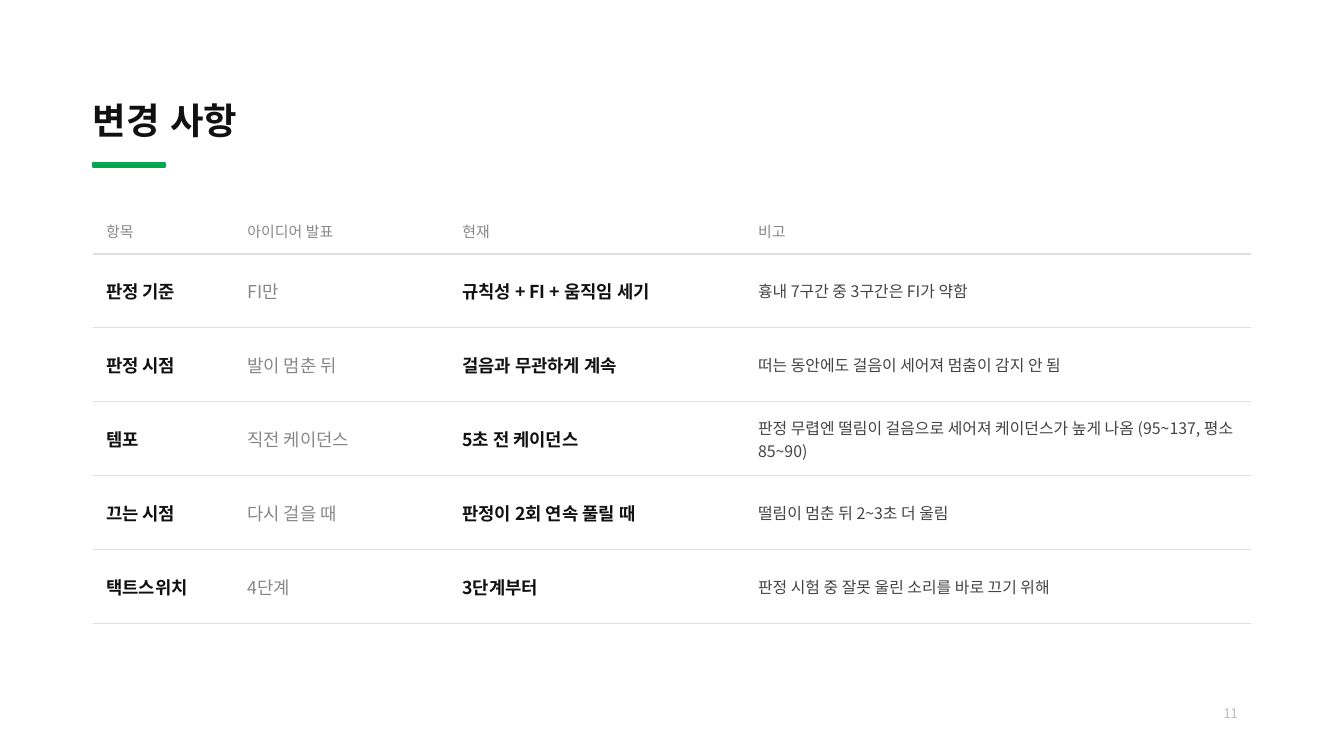
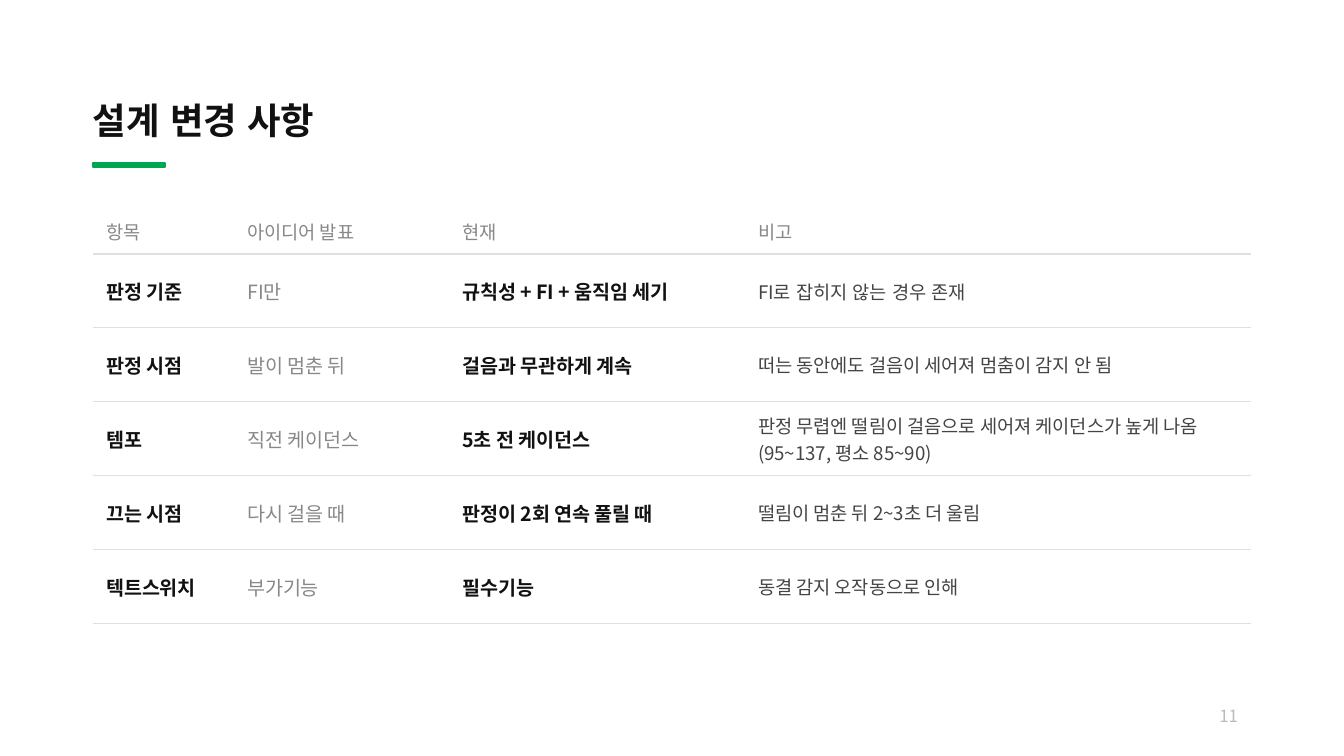
Before and after one commit to bell-ha/fog-cue, a slide deck: slide 11 of 2_중간발표/32203482이종하_개인맞춤형디바이스개발_중간발표.pptx. Drawn at 1344x756 pixels with LibreOffice and Linux fonts; fonts in the diff are those of the drawing. Boxes give left, top, right and bottom in pixels: in the first picture for what was removed or moved away, otherwise in the second. Text is boxed around its words. In the diff, an @@ line names an element or a change of style, - is before the commit and + after.

```diff
--- a/2_중간발표/32203482이종하_개인맞춤형디바이스개발_중간발표.pptx
+++ b/2_중간발표/32203482이종하_개인맞춤형디바이스개발_중간발표.pptx
@@ title at (x1=93, y1=103, x2=314, y2=138): text changed @@
-변경 사항
+설계 변경 사항
@@ table at (x1=93, y1=208, x2=1251, y2=624) @@
-row 2, column 4: 흉내 7구간 중 3구간은 FI가 약함
+row 2, column 4: FI로 잡히지 않는 경우 존재
-row 6: 택트스위치 | 4단계 | 3단계부터 | 판정 시험 중 잘못 울린 소리를 바로 끄기 위해
+row 6: 텍트스위치 | 부가기능 | 필수기능 | 동결 감지 오작동으로 인해
@@ size 8 to 10 pt in "항목", "아이디어 발표", "현재", "비고" @@
@@ size 9.5 to 10.5 pt in "판정 기준", "FI만", "규칙성 + FI + 움직임 세기", "판정 시점" and 8 more places @@
@@ size 8.5 to 10 pt in "떠는 동안에도 걸음이 세어져 멈춤이 감지 안 ...", "판정 무렵엔 떨림이 걸음으로 세어져 케이던스가 높게 ...", "떨림이 멈춘 뒤 2~3초 더 울림" @@
@@ page number at (x1=1219, y1=710, x2=1238, y2=722): size 7 to 9 pt @@
```
Also in this commit, not shown: 10 other slides changed, 3 other files.
